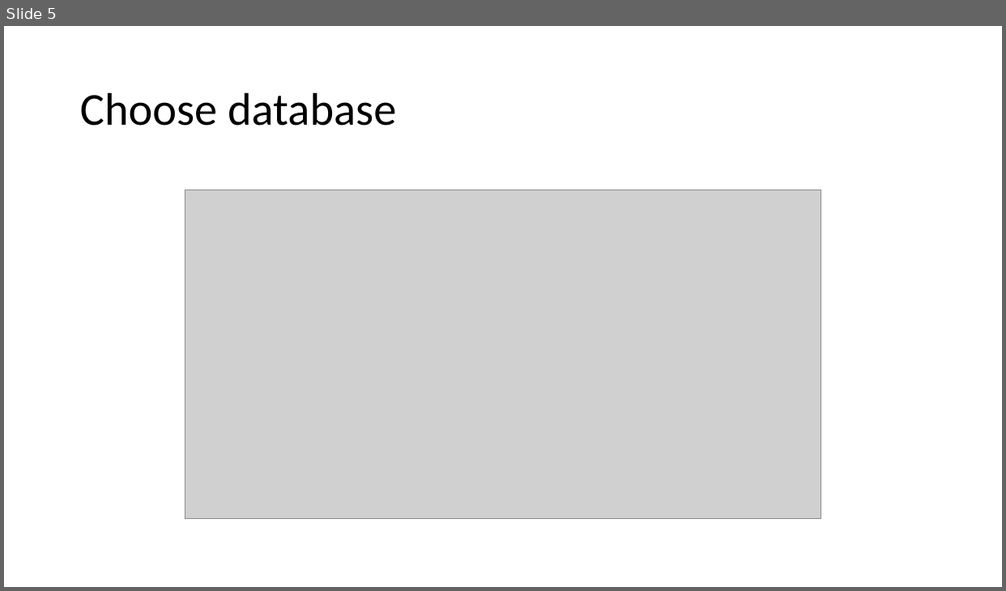
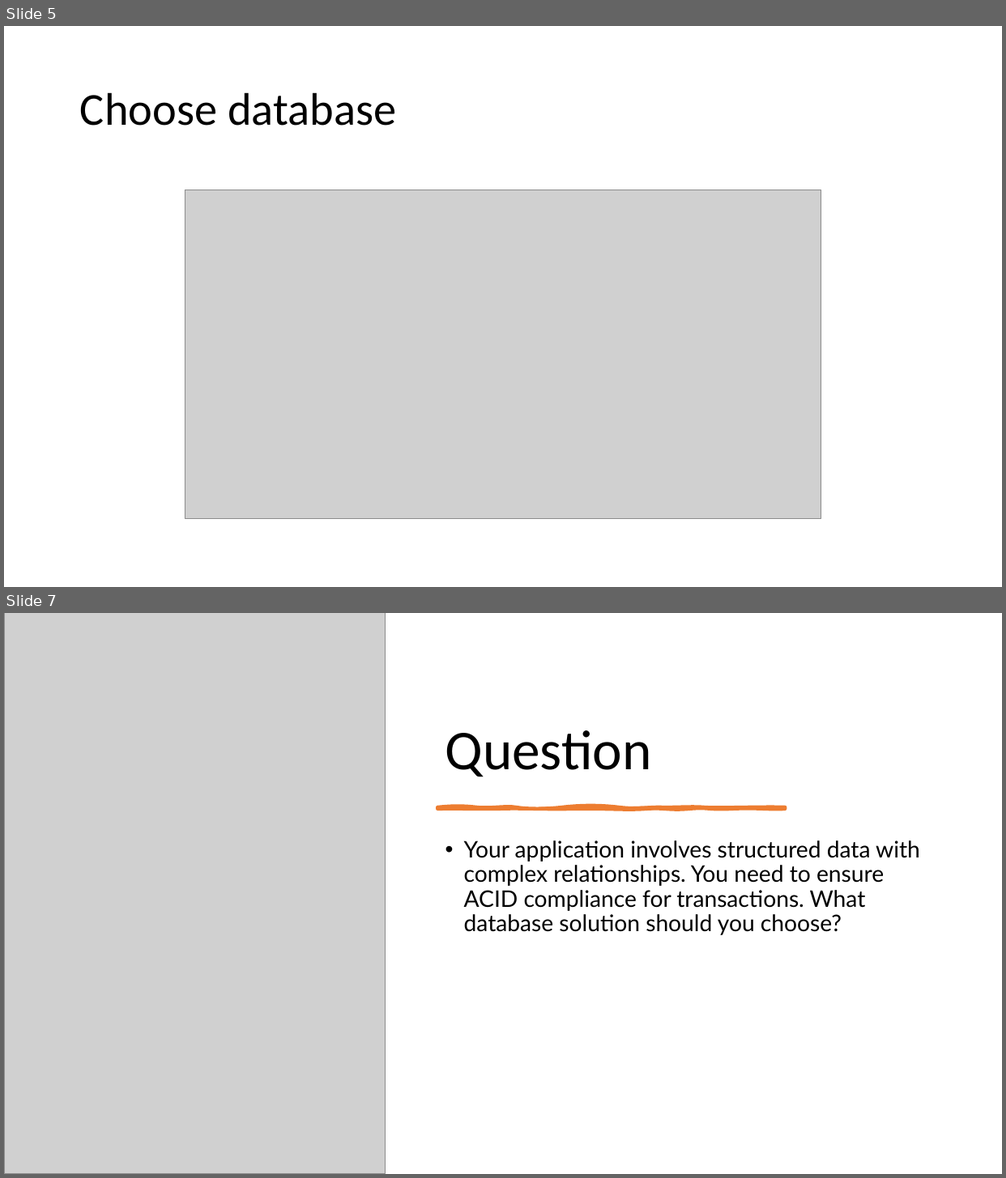
Before and after one commit to IlyaChakun/aws-iba-courses, a slide deck: lecture-materials/Databases/comparison/comparison.pptx. Shown one above the other, each under a label of ours: slide 5 before the commit, slides 5 and 7 after it; the slides between them are not shown. The pictures are 1006x591 and 1006x1178 pixels, drawn with LibreOffice and Linux fonts; fonts in the diff are those of the drawing; grey boxes stand for pictures. Boxes give left, top, right and bottom in pixels: in the first picture for what was removed or moved away, otherwise in the second. Text is boxed around its words. In the diff, an @@ line names an element or a change of style, - is before the commit and + after.

```diff
--- a/lecture-materials/Databases/comparison/comparison.pptx
+++ b/lecture-materials/Databases/comparison/comparison.pptx
@@ slide 7 added at <box>4,613,1002,1174</box>, background #FFFFFF @@
@@ picture added at <box>4,613,385,1174</box> @@
@@ title added at <box>445,730,652,777</box>, 54 pt, text #000000 @@
+Question
@@ freeform shape added at <box>437,807,785,809</box>, fill #ED7D31, outline #ED7D31 3.5 pt @@
@@ text added at <box>464,841,920,935</box>, 22 pt, text #000000 @@
+• Your application involves structured data with complex relationships. You need to ensure ACID compliance for transactions. What database solution should you choose?
```
Also in this commit, not shown: 13 other slides added, 6 other files.
